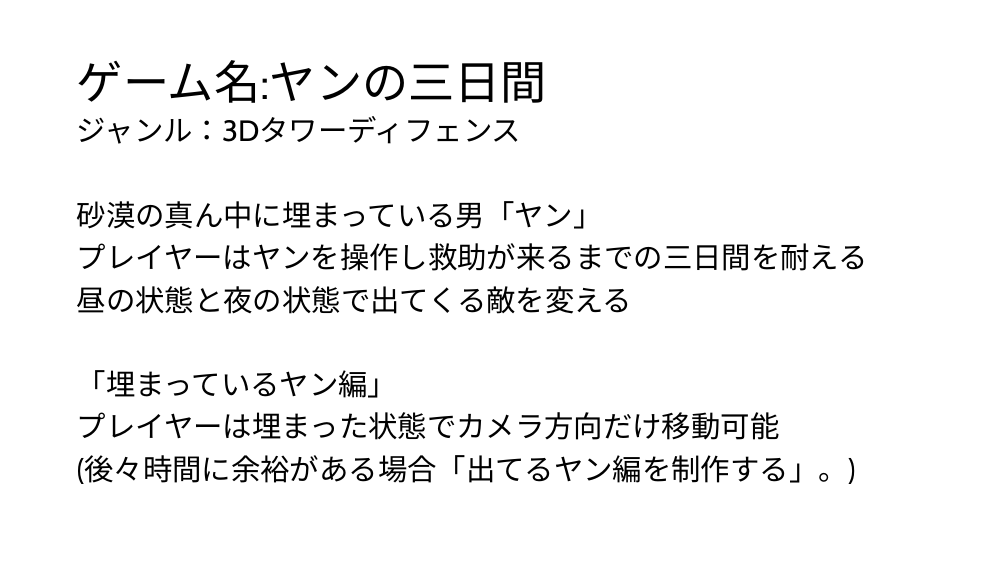
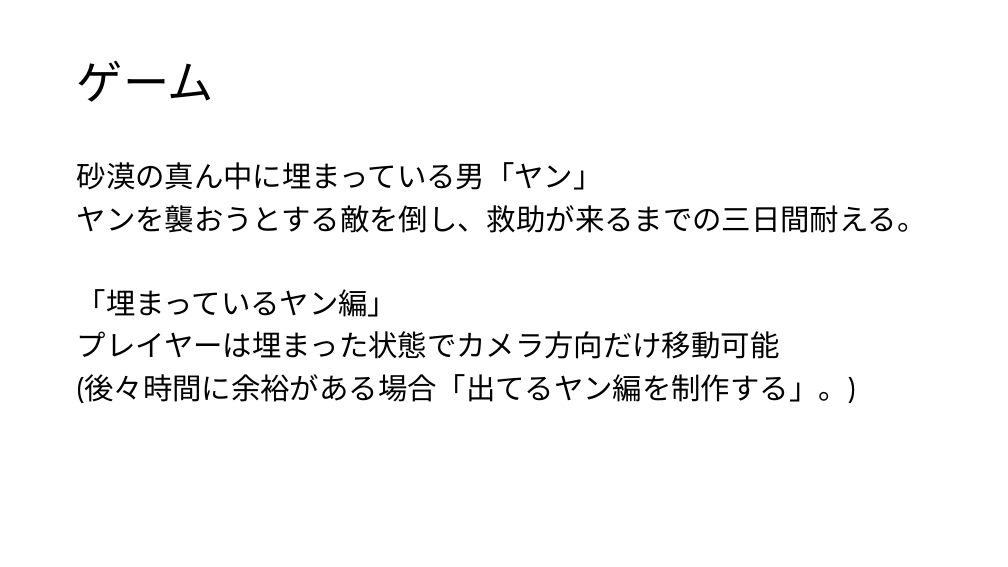
Before and after one commit to kawasaki0314/YanRepository, a slide deck: slide 4 of ヤンの三日間企画書.pptx (slide 2 before the commit). Drawn at 1008x567 pixels with LibreOffice and Linux fonts; fonts in the diff are those of the drawing. Boxes give left, top, right and bottom in pixels: in the first picture for what was removed or moved away, otherwise in the second. Text is boxed around its words. In the diff, an @@ line names an element or a change of style, - is before the commit and + after.

```diff
--- a/ヤンの三日間企画書.pptx
+++ b/ヤンの三日間企画書.pptx
@@ title at (77,61,214,102): text changed @@
-ゲーム名:ヤンの三日間
+ゲーム
@@ text at (77,116,521,144): paragraph removed @@
-ジャンル：3Dタワーディフェンス
@@ text at (77,205,927,233): text changed @@
-プレイヤーはヤンを操作し救助が来るまでの三日間を耐える
-昼の状態と夜の状態で出てくる敵を変える
+ヤンを襲おうとする敵を倒し、救助が来るまでの三日間耐える。
```
Also in this commit, not shown: 1 other slide changed, 2 slides added, 2 other files.
